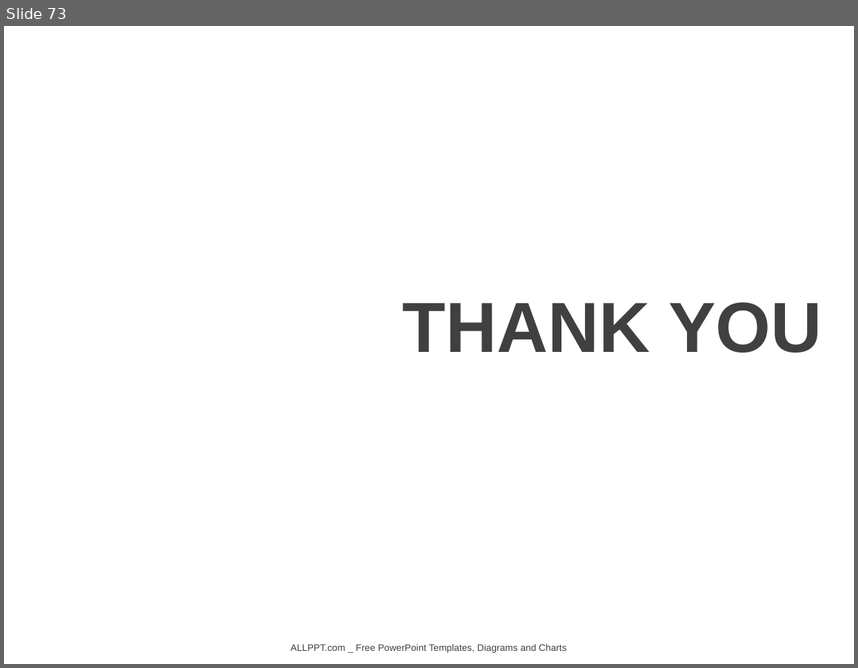
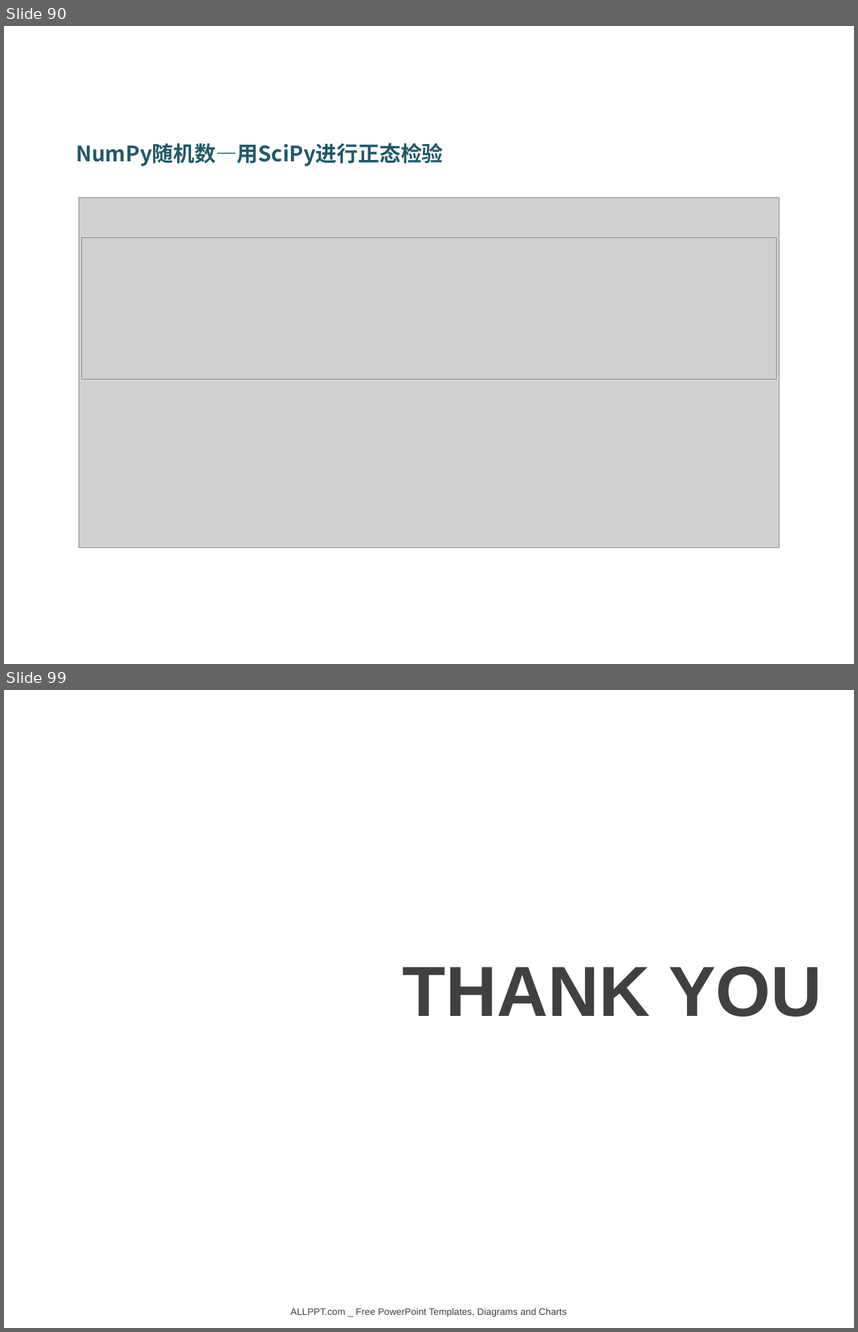
Before and after one commit to DataScienceCoding/Python-Data-Analysis, a slide deck: Python-Data-Analysis.pptx. Shown one above the other, each under a label of ours: slide 73 before the commit, slides 90 and 99 after it; the slides between them are not shown. The pictures are 858x668 and 858x1332 pixels, drawn with LibreOffice and Linux fonts; fonts in the diff are those of the drawing; grey boxes stand for pictures; background and template pictures are left out. Boxes give left, top, right and bottom in pixels: in the first picture for what was removed or moved away, otherwise in the second. Text is boxed around its words. In the diff, an @@ line names an element or a change of style, - is before the commit and + after.

```diff
--- a/Python-Data-Analysis.pptx
+++ b/Python-Data-Analysis.pptx
@@ slide 90 added at <box>4,26,854,664</box>, background picture (left out) @@
@@ text added at <box>76,143,443,166</box>, 18 pt, text #215968, bold @@
+NumPy随机数—用SciPy进行正态检验
@@ picture added at <box>79,198,780,547</box> @@
@@ picture added at <box>81,238,777,379</box> @@
@@ what was slide 73 is now slide 99 @@
```
Also in this commit, not shown: 25 other slides added, 6 other files.
